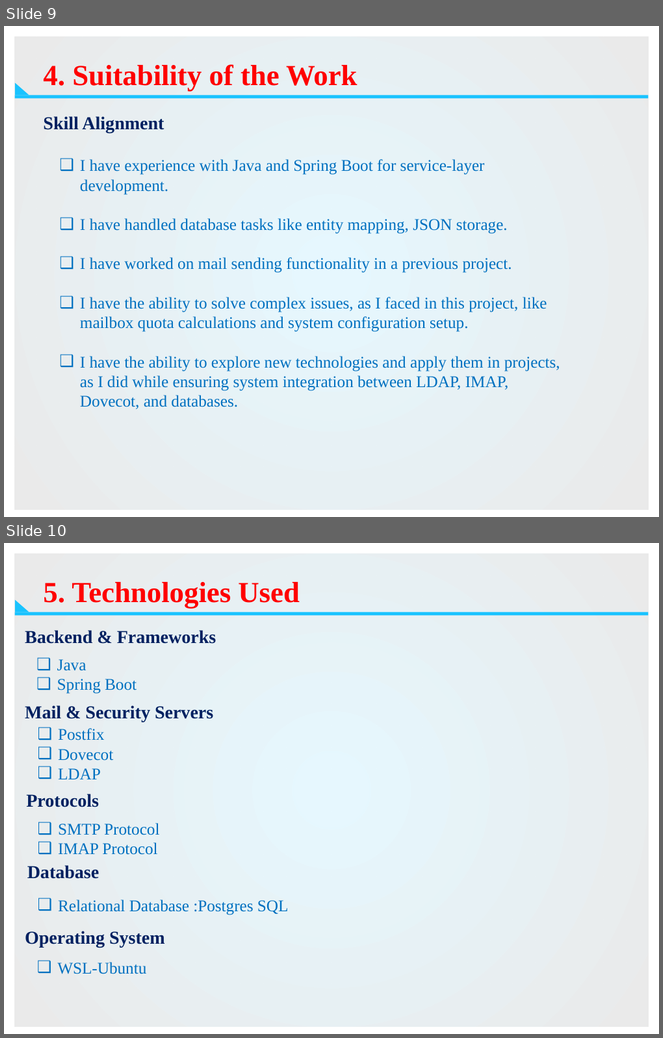
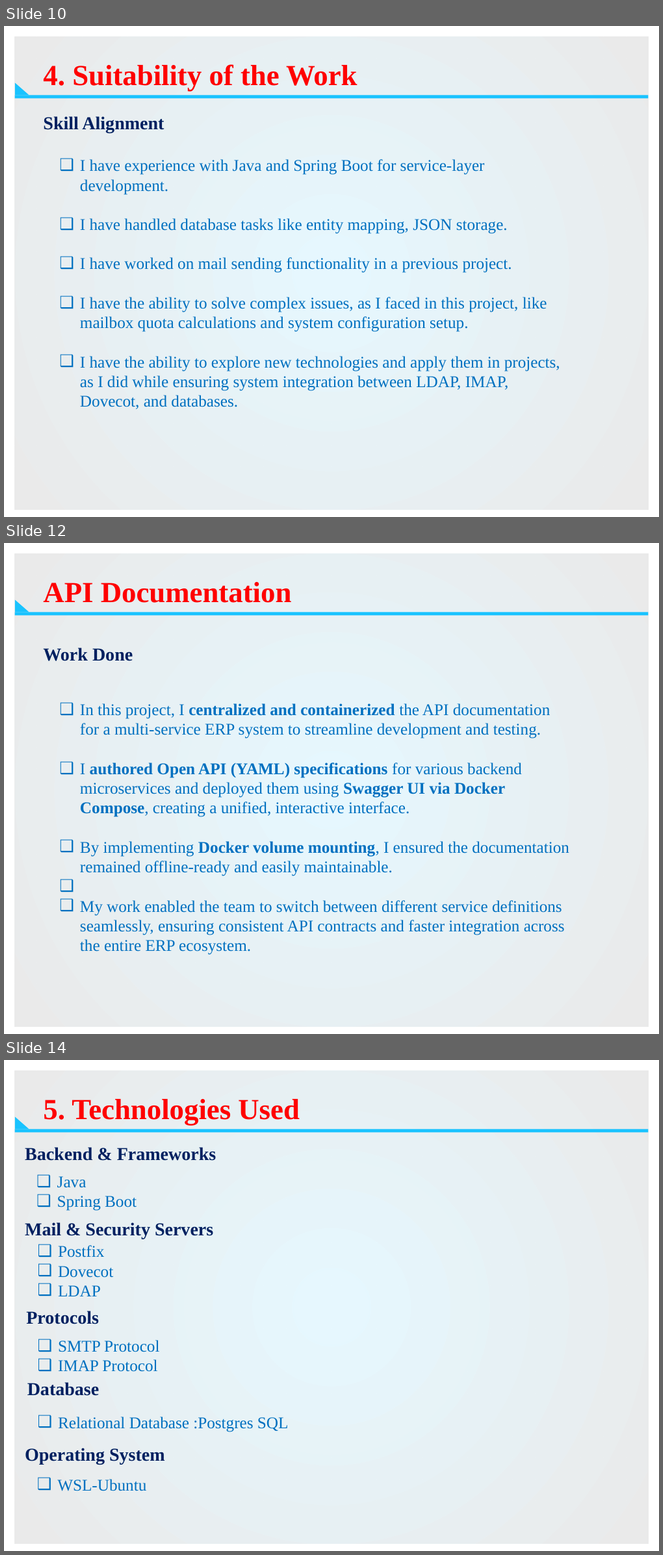
Before and after one commit to ushalaji0505/ERP-API-DOC, a slide deck: mms-bel.pptx. Shown one above the other, each under a label of ours: slides 9 and 10 before the commit, slides 10, 12 and 14 after it; the slides between them are not shown. The pictures are 663x1038 and 663x1555 pixels, drawn with LibreOffice and Linux fonts; fonts in the diff are those of the drawing; background and template pictures are left out. Boxes give left, top, right and bottom in pixels: in the first picture for what was removed or moved away, otherwise in the second. Text is boxed around its words. In the diff, an @@ line names an element or a change of style, - is before the commit and + after.

```diff
--- a/mms-bel.pptx
+++ b/mms-bel.pptx
@@ slide 12 added at box(4, 543, 659, 1034), background #FFFFFF; not listed: 4 template elements that a slide beside it also shows @@
@@ title added at box(43, 582, 292, 603), 32 pt, text #FF0000, bold @@
+API Documentation
@@ text added at box(43, 648, 133, 661), 20 pt, text #002060, bold @@
+Work Done
@@ text added at box(80, 704, 570, 955), 18 pt, text #0070C0 @@
+❑ In this project, I centralized and containerized the API documentation for a multi-service ERP system to streamline development and testing.
+❑ I authored Open API (YAML) specifications for various backend microservices and deployed them using Swagger UI via Docker Compose, creating a unified, interactive interface.
+❑ By implementing Docker volume mounting, I ensured the documentation remained offline-ready and easily maintainable.
+❑ My work enabled the team to switch between different service definitions seamlessly, ensuring consistent API contracts and faster integration across the entire ERP ecosystem.
@@ what was slide 9 is now slide 10 @@
@@ what was slide 10 is now slide 14 @@
```
Also in this commit, not shown: 3 slides changed, 3 other slides added.
